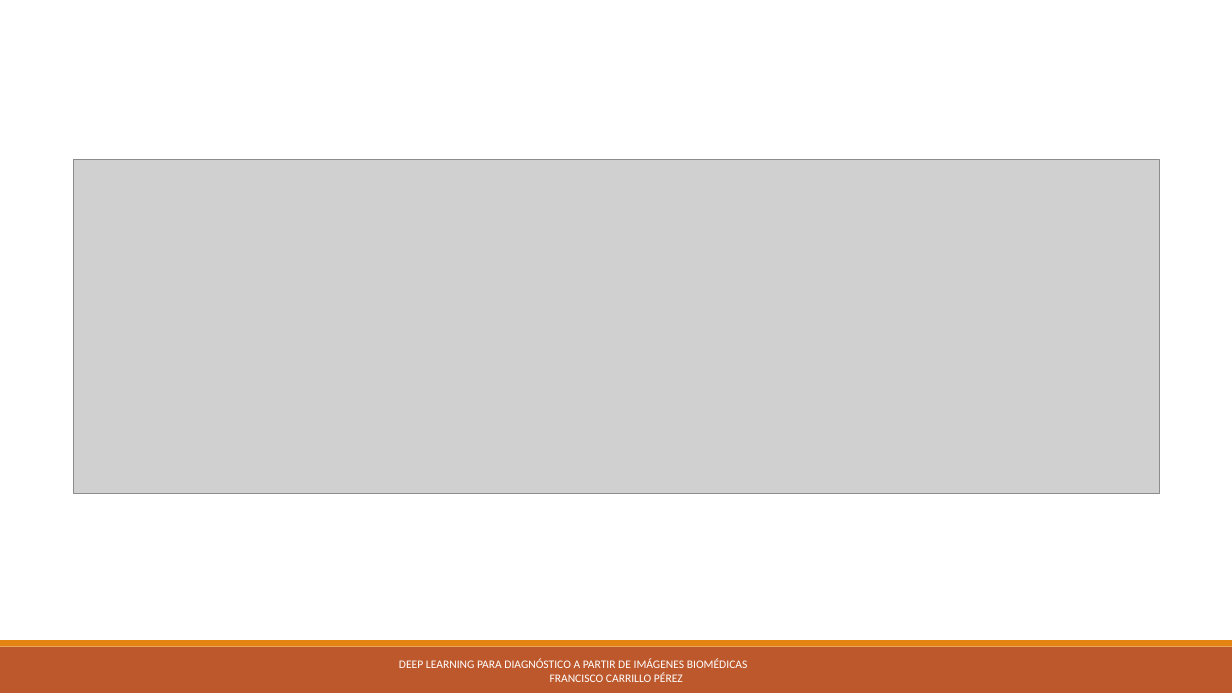
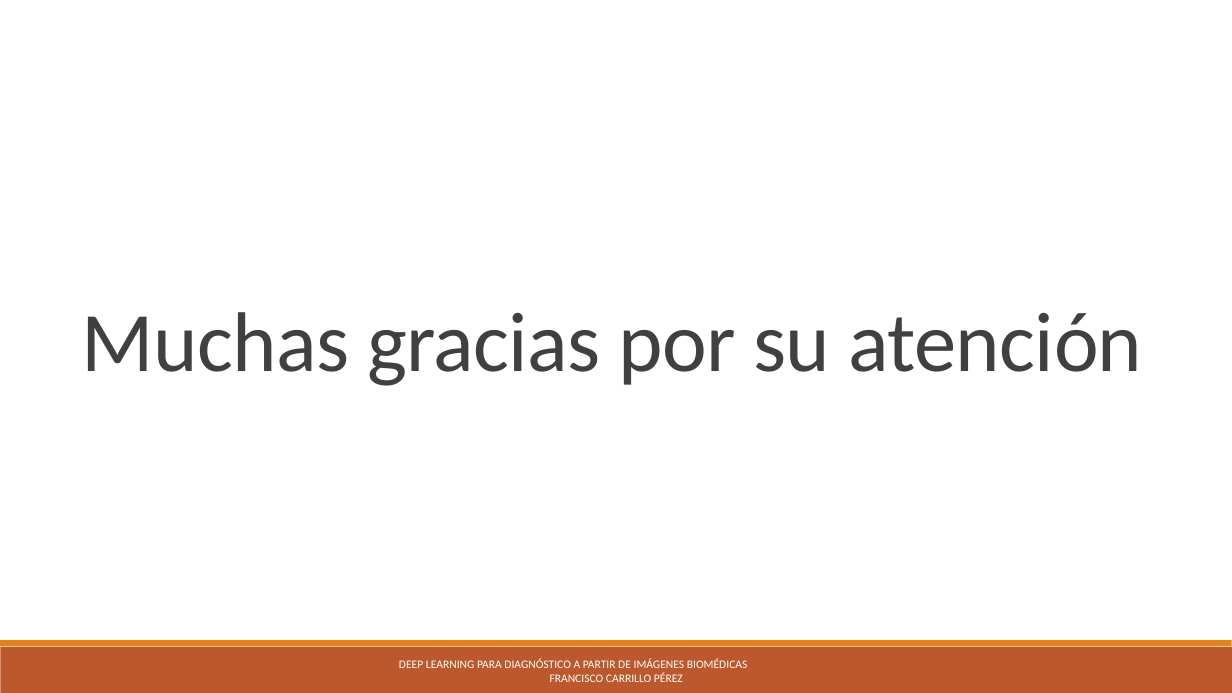
Before and after one commit to pacocp/Deep-Learning-para-diagnostico-a-partir-de-imagenes-Biomedicas, a slide deck: slide 24 of tfgpresentacion.pptx (slide 8 before the commit). Drawn at 1232x693 pixels with LibreOffice and Linux fonts; fonts in the diff are those of the drawing; grey boxes stand for pictures. Boxes give left, top, right and bottom in pixels: in the first picture for what was removed or moved away, otherwise in the second. Text is boxed around its words. In the diff, an @@ line names an element or a change of style, - is before the commit and + after.

```diff
--- a/tfgpresentacion.pptx
+++ b/tfgpresentacion.pptx
@@ picture removed at <box>73,159,1159,494</box> @@
@@ title added at <box>82,312,1142,386</box>, 66 pt, text #404040 @@
+Muchas gracias por su atención
```
Also in this commit, not shown: 14 other slides changed, 1 slide added.
